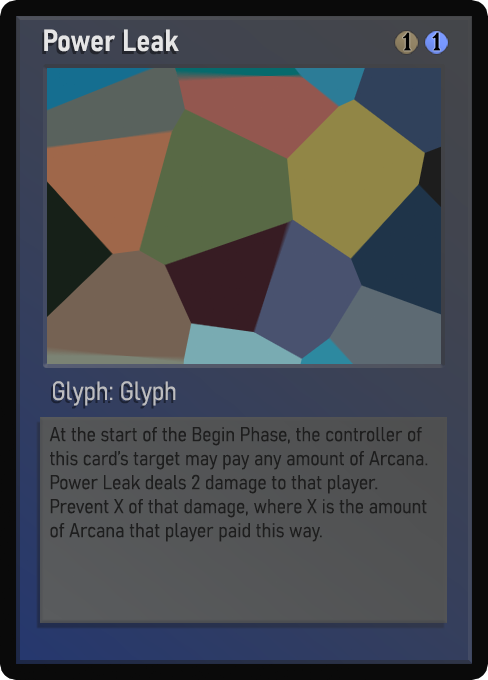
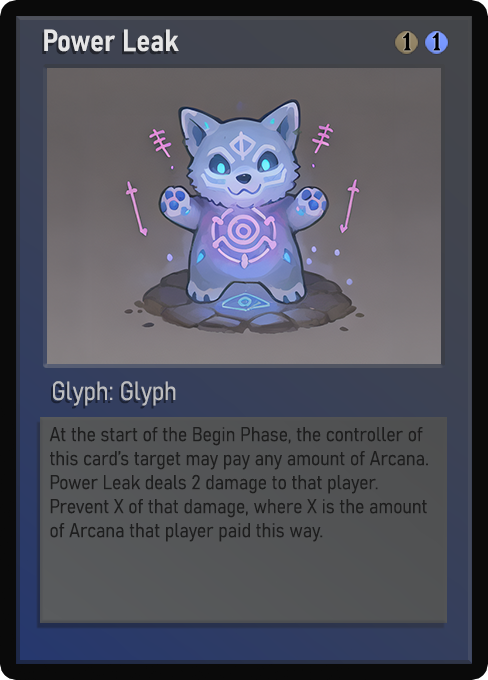
Revision of a layered 488×680 image; what changed, layer by layer:
painted on "Name" over <box>51,33,163,52</box>
painted on "Class" over <box>53,383,163,406</box>
painted on "Desc_small" over <box>50,427,428,542</box>
painted on "Artwork" over <box>47,68,441,364</box>
